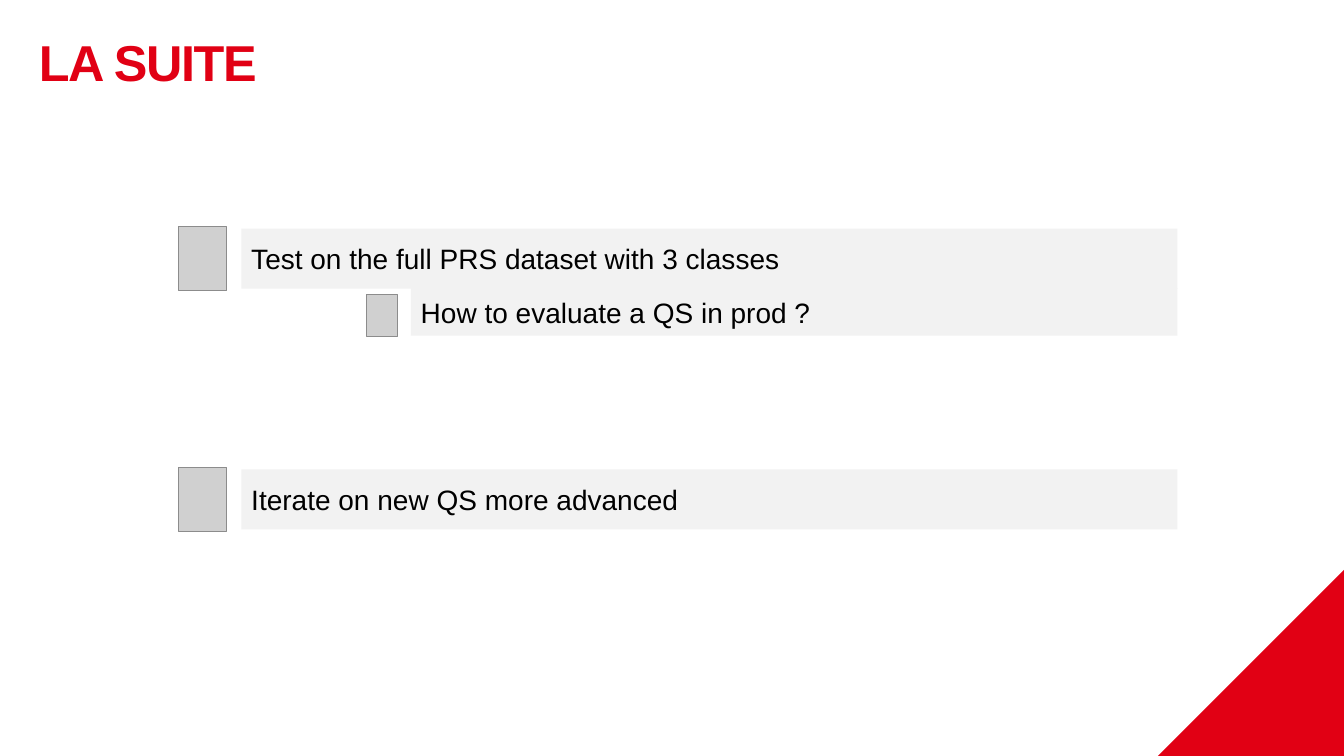
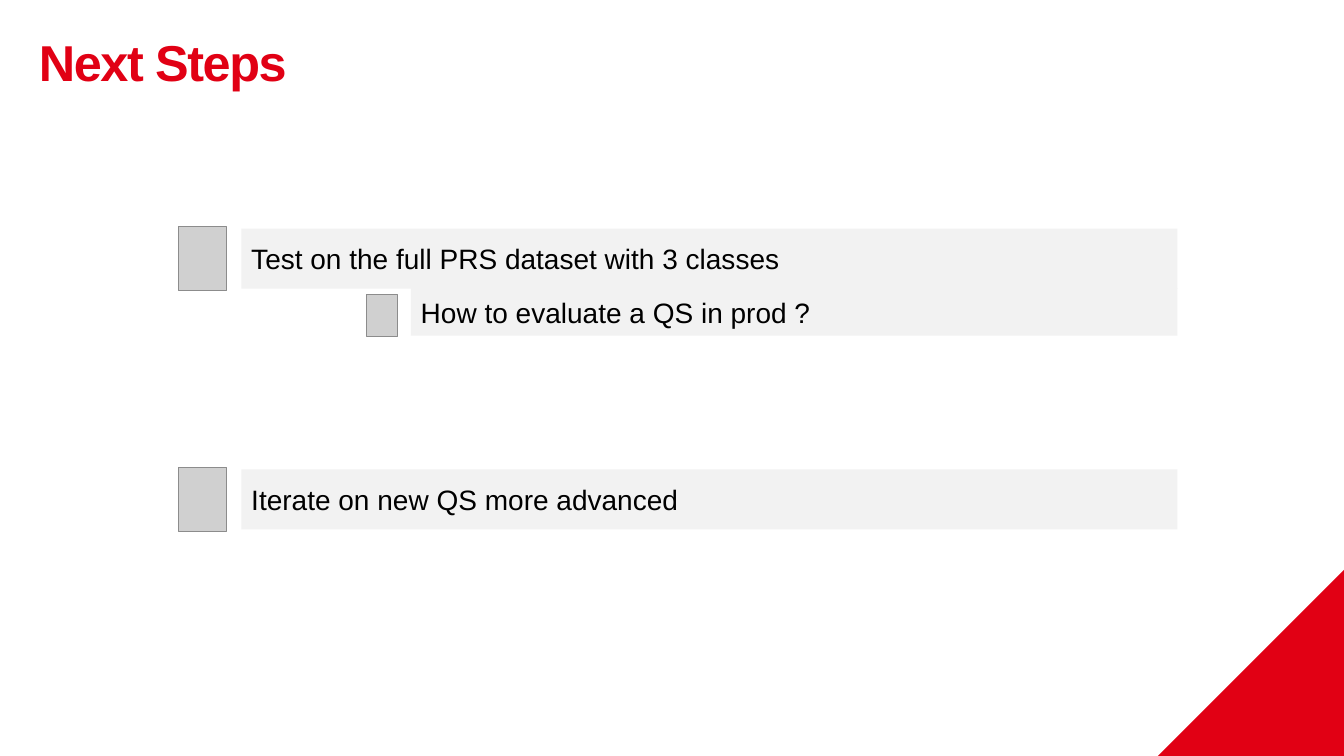
Before and after one commit to ValentinCousin-betclic/active_learning, a slide deck: slide 29 of prez/Présentation Active Learning.pptx. Drawn at 1344x756 pixels with LibreOffice and Linux fonts; fonts in the diff are those of the drawing; grey boxes stand for pictures; background and template pictures are left out. Boxes give left, top, right and bottom in pixels: in the first picture for what was removed or moved away, otherwise in the second. Text is boxed around its words. In the diff, an @@ line names an element or a change of style, - is before the commit and + after.

```diff
--- a/prez/Présentation Active Learning.pptx
+++ b/prez/Présentation Active Learning.pptx
@@ text at [39, 45, 287, 91]: text changed @@
-LA SUITE
+Next Steps
```
Also in this commit, not shown: 9 other slides changed, 1 other file.
